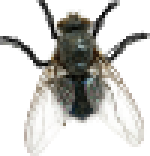
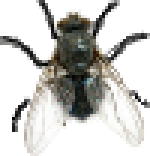
Layer changes from the first w=150, h=156 image to the second:
painted on "fly.png" over [12, 90, 150, 132]
